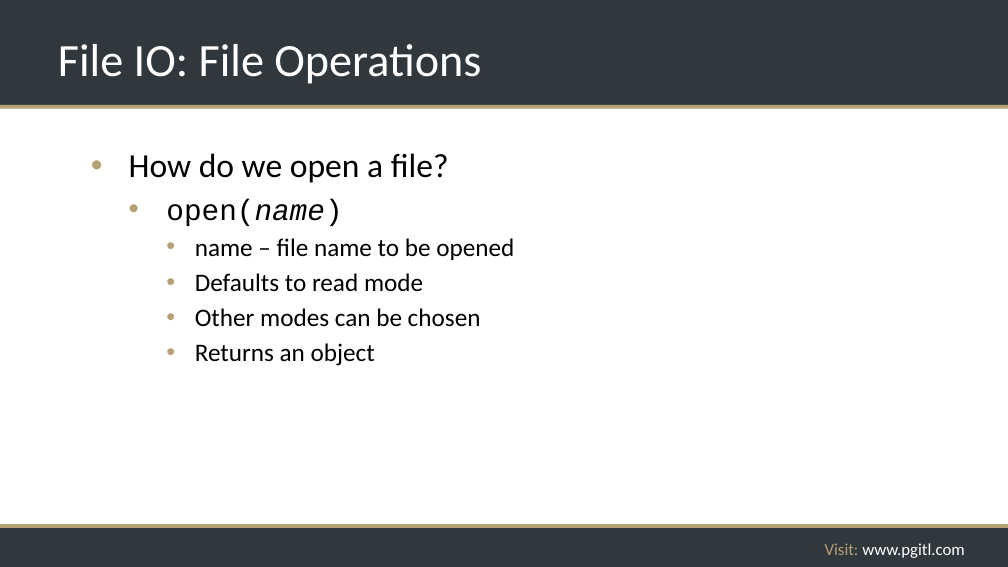
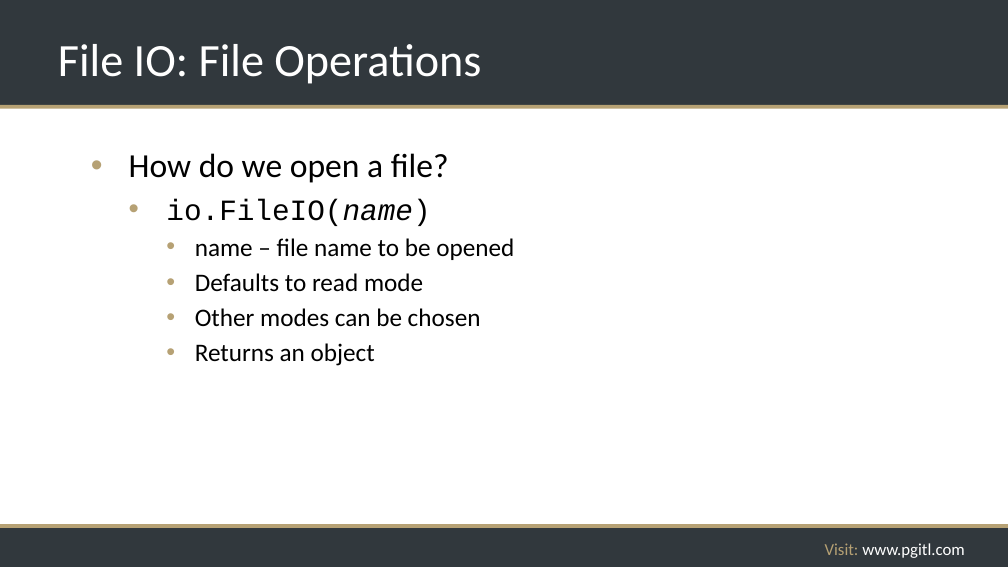
Before and after one commit to rikkouri/project-a, a slide deck: slide 152 of Programming Foundations.pptx. Drawn at 1008x567 pixels with LibreOffice and Linux fonts; fonts in the diff are those of the drawing; background and template pictures are left out. Boxes give left, top, right and bottom in pixels: in the first picture for what was removed or moved away, otherwise in the second. Text is boxed around its words. In the diff, an @@ line names an element or a change of style, - is before the commit and + after.

```diff
--- a/Programming Foundations.pptx
+++ b/Programming Foundations.pptx
@@ text at [166,199,430,226]: text changed @@
-  • open(name)
+  • io.FileIO(name)
```
Also in this commit, not shown: 3 other slides changed, 1 slide added.
